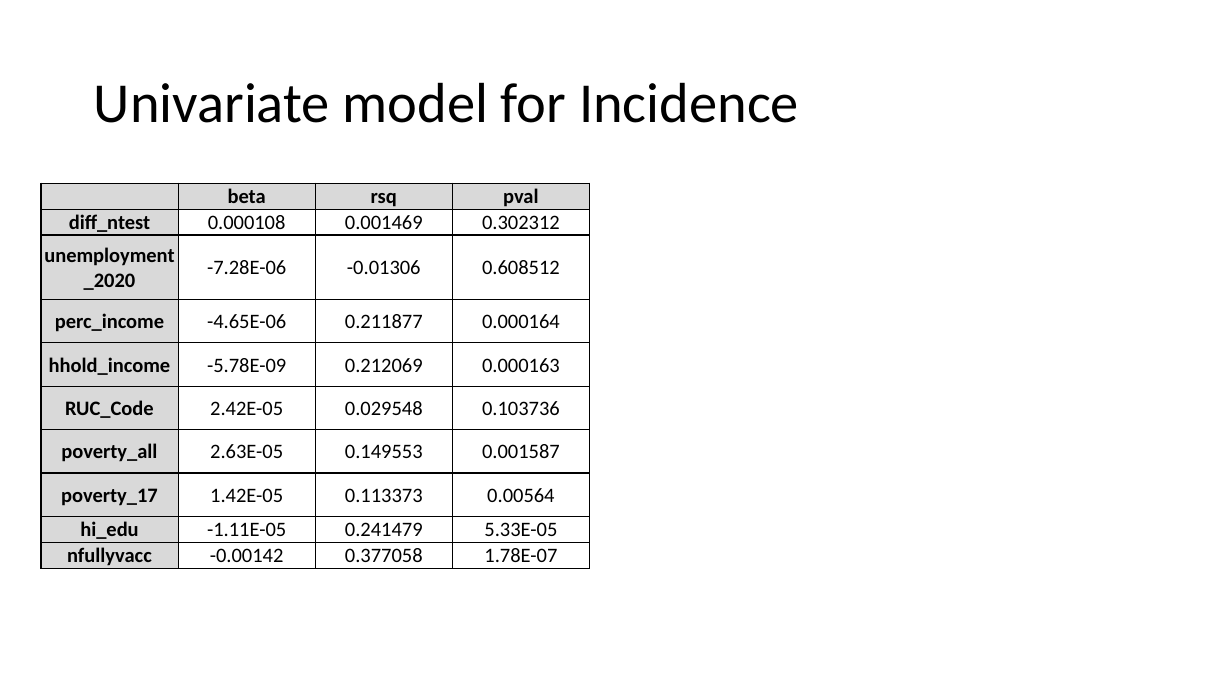
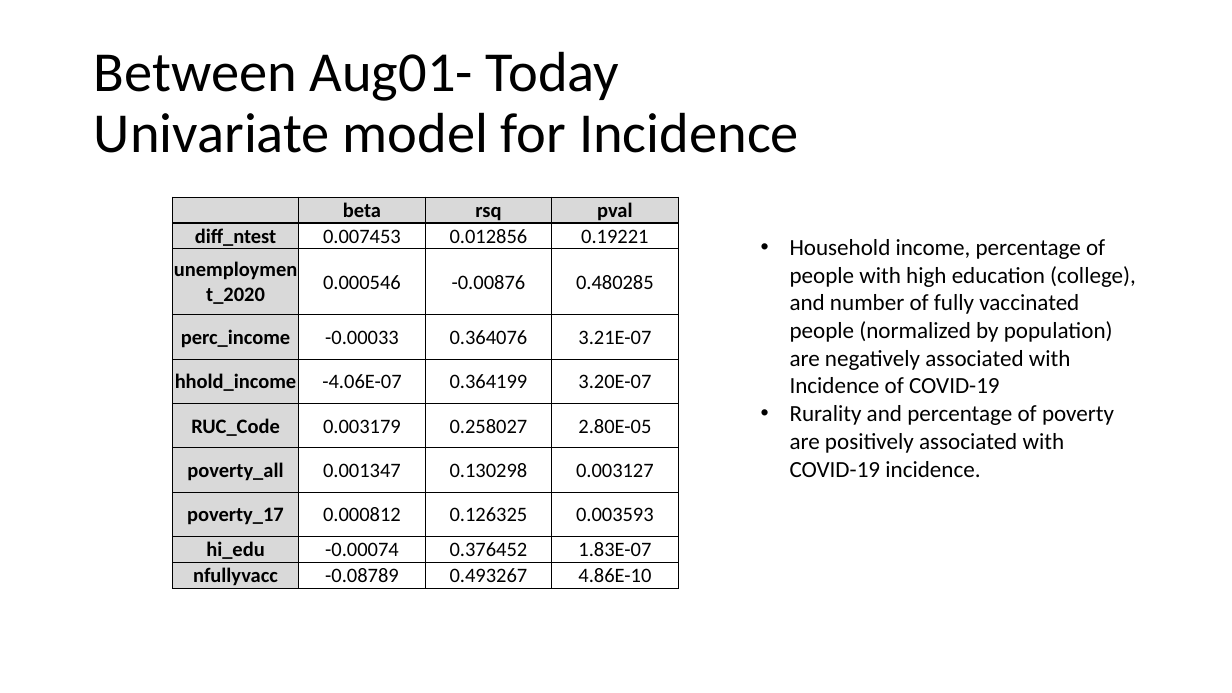
Before and after one commit to gescobararrepol/med_264, a slide deck: slide 5 of MED264_Project.pptx. Drawn at 1232x693 pixels with LibreOffice and Linux fonts; fonts in the diff are those of the drawing. Boxes give left, top, right and bottom in pixels: in the first picture for what was removed or moved away, otherwise in the second. Text is boxed around its words. In the diff, an @@ line names an element or a change of style, - is before the commit and + after.

```diff
--- a/MED264_Project.pptx
+++ b/MED264_Project.pptx
@@ title at [94,51,799,153]: text changed @@
-Univariate model for Incidence
+Between Aug01- Today
+Univariate model for Incidence
@@ table at [173,197,679,590] @@
-row 2: diff_ntest | 0.000108 | 0.001469 | 0.302312
+row 2: diff_ntest | 0.007453 | 0.012856 | 0.19221
-row 3: unemployment_2020 | -7.28E-06 | -0.01306 | 0.608512
+row 3: unemployment_2020 | 0.000546 | -0.00876 | 0.480285
-row 4: perc_income | -4.65E-06 | 0.211877 | 0.000164
+row 4: perc_income | -0.00033 | 0.364076 | 3.21E-07
-row 5: hhold_income | -5.78E-09 | 0.212069 | 0.000163
+row 5: hhold_income | -4.06E-07 | 0.364199 | 3.20E-07
-row 6: RUC_Code | 2.42E-05 | 0.029548 | 0.103736
+row 6: RUC_Code | 0.003179 | 0.258027 | 2.80E-05
-row 7: poverty_all | 2.63E-05 | 0.149553 | 0.001587
+row 7: poverty_all | 0.001347 | 0.130298 | 0.003127
-row 8: poverty_17 | 1.42E-05 | 0.113373 | 0.00564
+row 8: poverty_17 | 0.000812 | 0.126325 | 0.003593
-row 9: hi_edu | -1.11E-05 | 0.241479 | 5.33E-05
+row 9: hi_edu | -0.00074 | 0.376452 | 1.83E-07
-row 10: nfullyvacc | -0.00142 | 0.377058 | 1.78E-07
+row 10: nfullyvacc | -0.08789 | 0.493267 | 4.86E-10
@@ table: place and size @@
-table at [41,183,588,570]
+table at [173,197,679,590]
@@ text added at [790,239,1136,477], 18 pt, text #000000 @@
+• Household income, percentage of people with high education (college), and number of fully vaccinated people (normalized by population) are negatively associated with Incidence of COVID-19
+• Rurality and percentage of poverty are positively associated with COVID-19 incidence.
```
Also in this commit, not shown: 3 other slides changed, 13 other files.
